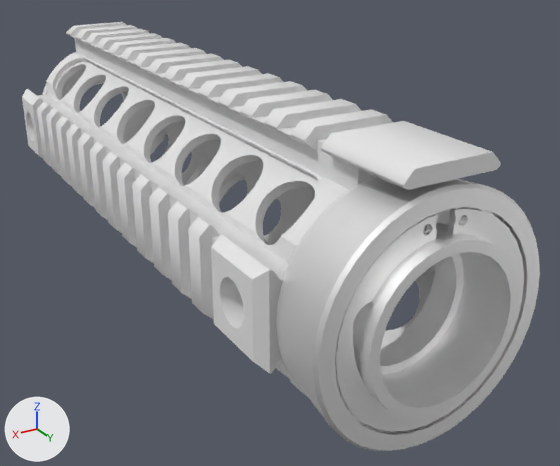
Before and after pictures for a commit that changed the Blender file Blends/handguard/M4 quad rail.blend.
Camera for both pictures: a 50 mm camera at (0.0861, 0.0859, 0.067) aimed at (-0.013, -0.0793, -0.0156). Lighting does not change. The marker at lower left points along +X, +Y and +Z.

Script lines for the objects in view, before the commit:
```python
me_handguard_ar15_kac_ris_lod0_168 = bpy.data.meshes.new('handguard_ar15_kac_ris_LOD0.168')
me_handguard_ar15_kac_ris_lod0_168.from_pydata(...)  # 6979 vertices, 11498 faces; spans x -0.029..0.028, y -0.187..0.0, z -0.032..0.028
# faces by material slot: [2032, 9466]
me_handguard_ar15_kac_ris_lod0_168.materials.append(mat_handguard_ar15_kac_ris_lod0)  # white #ffffff
me_handguard_ar15_kac_ris_lod0_168.materials.append(mat_m4_quad_rail_1)  # white #e7e7e7
ob_handguard_ar15_kac_ris_lod0_168 = bpy.data.objects.new('handguard_ar15_kac_ris_LOD0.168', me_handguard_ar15_kac_ris_lod0_168)
ob_handguard_ar15_kac_ris_lod0_168.location = (0.0, 0.0, 0.0)
```
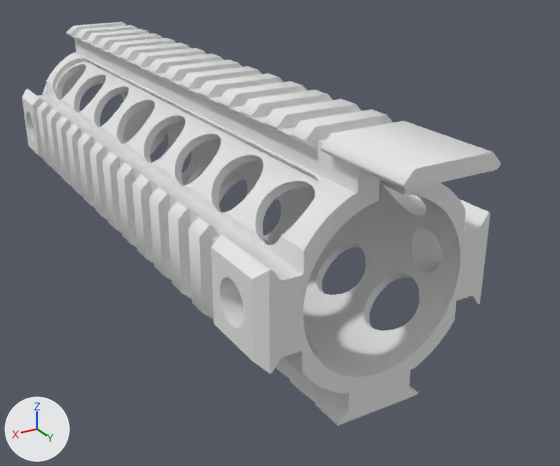
The newer file is also turned or shifted as a whole; pictures and numbers use the older file's frame.

Location of each change, [x1, y1, x2, y2] in pixels of the pictures (560 x 466 px):
```json
{"object": "handguard_ar15_kac_ris_LOD0.168", "change": "reshaped", "before": [22, 22, 540, 451], "after": [22, 22, 501, 426], "on screen": "8% narrower"}
{"part": 1, "of": "me_handguard_ar15_kac_ris_lod0_168", "change": "deleted", "before": [276, 177, 540, 451]}
```

Scene script edits in JSON lines:
```json
{"block": "me_handguard_ar15_kac_ris_lod0_168", "where": "# used by ob_handguard_ar15_kac_ris_lod0_168; location = (0.0, 0.0, 0.0)"}
{"op": "remove", "block": "me_handguard_ar15_kac_ris_lod0_168", "code": "me_handguard_ar15_kac_ris_lod0_168.from_pydata(...)  # 6979 vertices, 11498 faces; spans x -0.029..0.028, y -0.187..0.0, z -0.032..0.028"}
{"op": "remove", "block": "me_handguard_ar15_kac_ris_lod0_168", "code": "me_handguard_ar15_kac_ris_lod0_168.materials.append(mat_handguard_ar15_kac_ris_lod0)  # white #ffffff"}
{"op": "add", "block": "me_handguard_ar15_kac_ris_lod0_168", "code": "me_handguard_ar15_kac_ris_lod0_168.from_pydata(...)  # 4657 vertices, 9466 faces; spans x -0.029..0.028, y -0.187..-0.003, z -0.032..0.028"}
{"block": "me_handguard_ar15_kac_ris_lod0_168", "change": "me_handguard_ar15_kac_ris_lod0_168 part 1: 150 loose pieces with 2322 vertices, spanning x -0.026..0.026, y -0.022..0.0, z -0.029..0.023, are deleted"}
```
